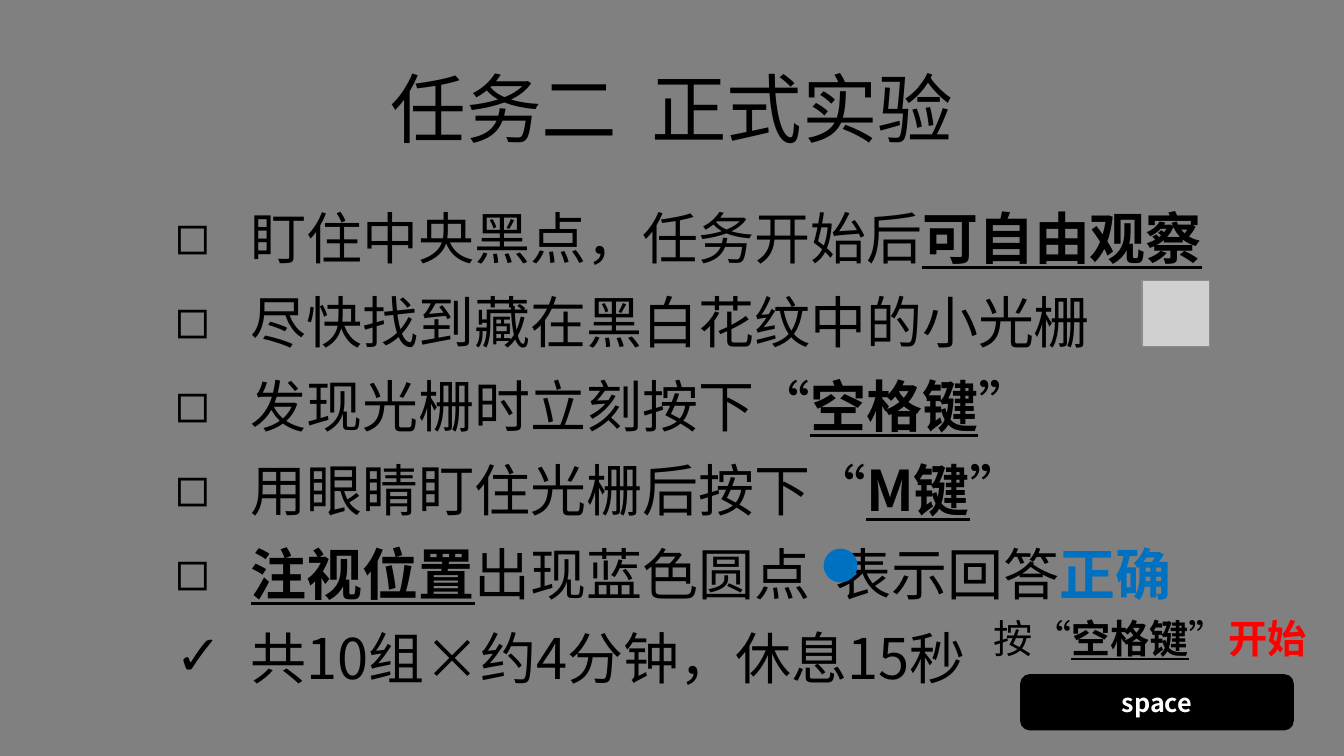
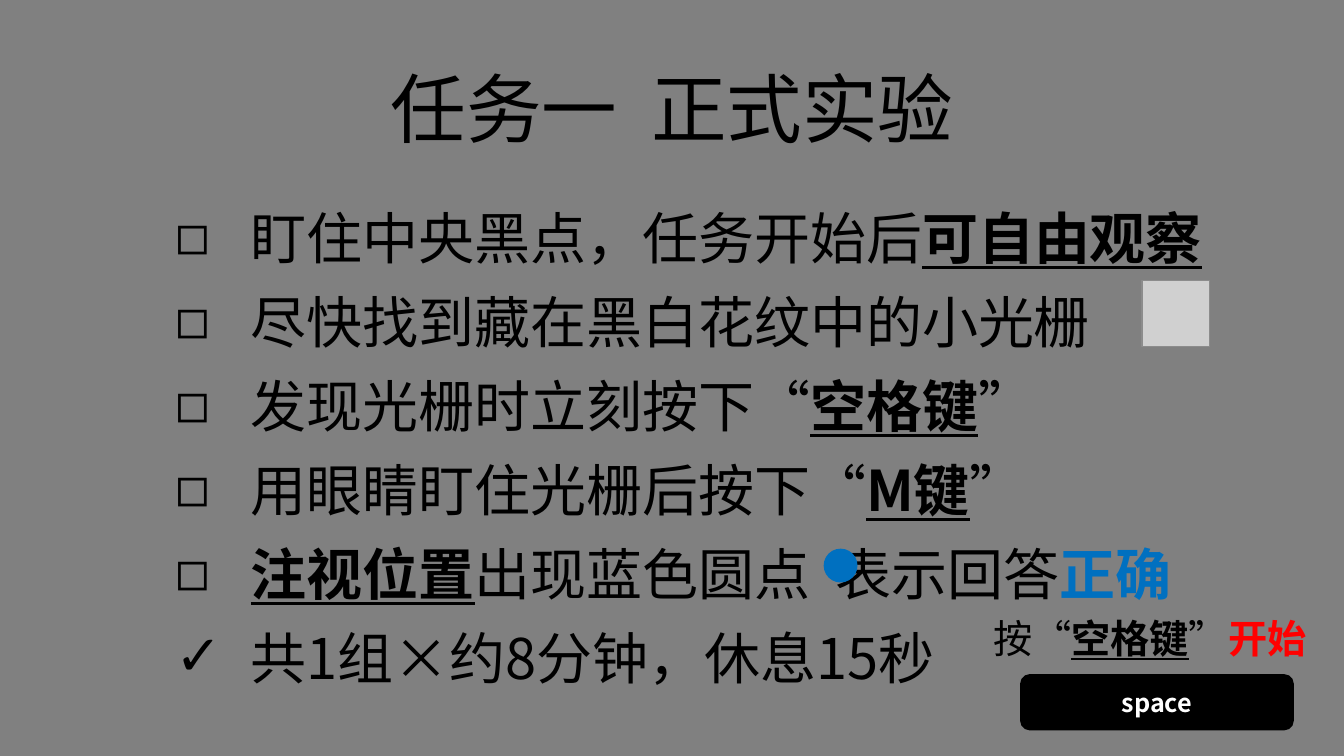
Before and after one commit to lyxose/FreeView, a slide deck: slide 12 of Instructions.pptx (slide 19 before the commit). Drawn at 1344x756 pixels with LibreOffice and Linux fonts; fonts in the diff are those of the drawing; grey boxes stand for pictures. Boxes give left, top, right and bottom in pixels: in the first picture for what was removed or moved away, otherwise in the second. Text is boxed around its words. In the diff, an @@ line names an element or a change of style, - is before the commit and + after.

```diff
--- a/Instructions.pptx
+++ b/Instructions.pptx
@@ text at (390,73,953,143): text changed @@
-任务二 正式实验
+任务一 正式实验
@@ text at (251,631,935,685): text changed @@
-✓ 共10组×约4分钟，休息15秒
+✓ 共1组×约8分钟，休息15秒
```
Also in this commit, not shown: 9 other slides changed, 6 slides removed, 36 other files.
